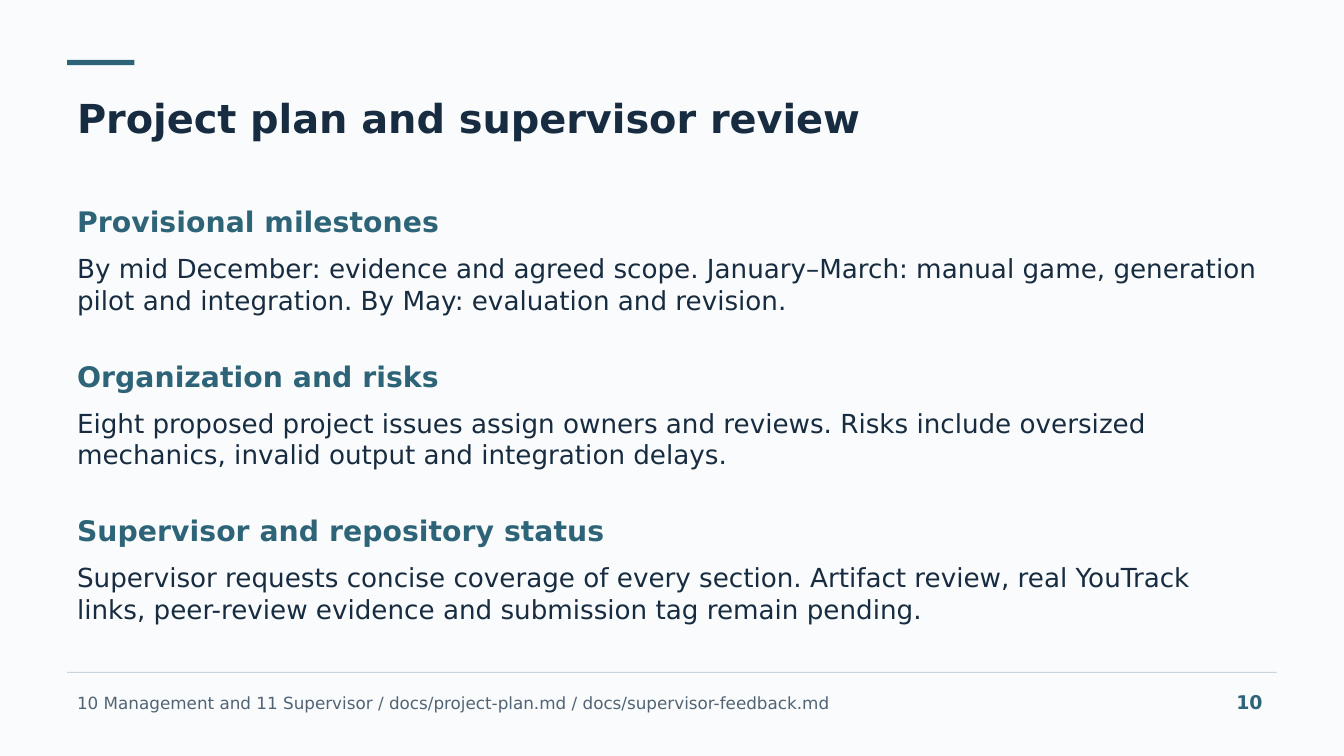
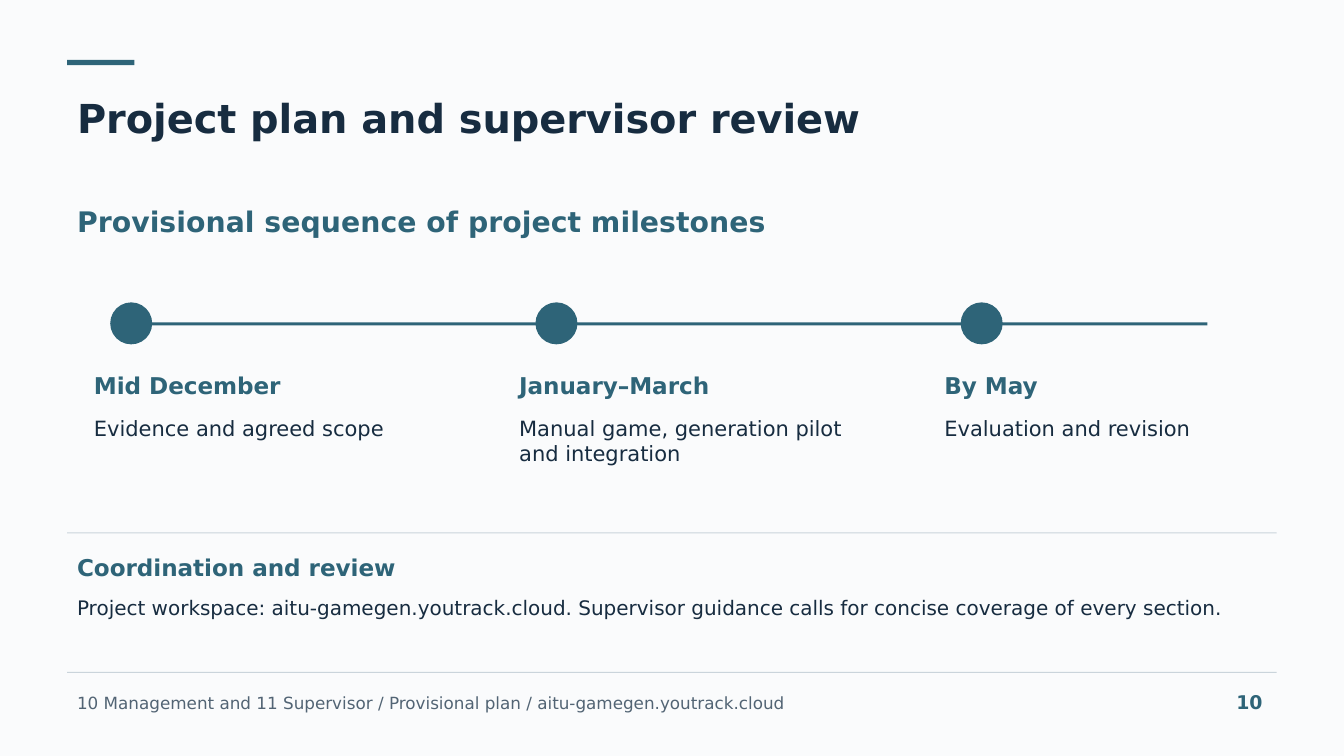
Before and after one commit to lastnurik/diploma, a slide deck: slide 10 of submission/diploma-final-presentation.pptx. Drawn at 1344x756 pixels with LibreOffice and Linux fonts; fonts in the diff are those of the drawing. Boxes give left, top, right and bottom in pixels: in the first picture for what was removed or moved away, otherwise in the second. Text is boxed around its words. In the diff, an @@ line names an element or a change of style, - is before the commit and + after.

Commit message:
Publish revised diploma submission and supporting visuals

```diff
--- a/submission/diploma-final-presentation.pptx
+++ b/submission/diploma-final-presentation.pptx
@@ text at <box>77,210,765,238</box>: text changed @@
-Provisional milestones
+Provisional sequence of project milestones
@@ text removed at <box>77,258,1256,315</box> @@
-By mid December: evidence and agreed scope. January–March: manual game, generation pilot and integration. By May: evaluation and revision.
@@ ellipse added at <box>110,302,152,345</box>, fill #2E6478 @@
@@ rectangle added at <box>126,323,1208,326</box>, fill #2E6478 @@
@@ ellipse added at <box>535,302,578,345</box>, fill #2E6478 @@
@@ ellipse added at <box>961,302,1003,345</box>, fill #2E6478 @@
@@ text removed at <box>77,365,438,393</box> @@
-Organization and risks
@@ text added at <box>94,376,280,395</box>, 16.5 pt, text #2E6478, bold @@
+Mid December
@@ text added at <box>519,376,709,399</box>, 16.5 pt, text #2E6478, bold @@
+January–March
@@ text added at <box>944,377,1038,399</box>, 16.5 pt, text #2E6478, bold @@
+By May
@@ text removed at <box>77,413,1146,470</box> @@
-Eight proposed project issues assign owners and reviews. Risks include oversized mechanics, invalid output and integration delays.
@@ text added at <box>94,420,383,441</box>, 15 pt, text #172C40 @@
+Evidence and agreed scope
@@ text added at <box>519,420,842,466</box>, 15 pt, text #172C40 @@
+Manual game, generation pilot and integration
@@ text added at <box>944,420,1190,437</box>, 15 pt, text #172C40 @@
+Evaluation and revision
@@ rectangle added at <box>68,532,1277,533</box>, fill #CAD4DB @@
@@ text at <box>77,558,396,577</box>: text changed; size 20.2 to 16.5 pt @@
-Supervisor and repository status
+Coordination and review
@@ text at <box>77,599,1221,619</box>: text changed; size 18.8 to 14.2 pt @@
-Supervisor requests concise coverage of every section. Artifact review, real YouTrack links, peer-review evidence and submission tag remain pending.
+Project workspace: aitu-gamegen.youtrack.cloud. Supervisor guidance calls for concise coverage of every section.
@@ text at <box>77,696,784,713</box>: text changed @@
-10 Management and 11 Supervisor / docs/project-plan.md / docs/supervisor-feedback.md
+10 Management and 11 Supervisor / Provisional plan / aitu-gamegen.youtrack.cloud
```
Also in this commit, not shown: 6 other slides changed, 2 slides added, 2 slides removed, 14 other files.
